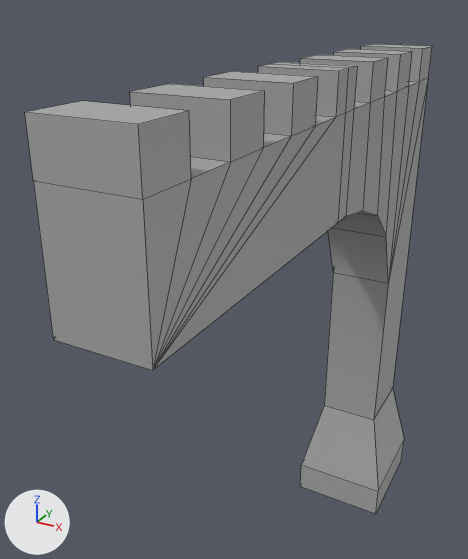
One commit to the FBX model artLibrary/meshes/castle_arc_half1.fbx: the scene before it, then after it.
One viewpoint serves both versions: a camera (50 mm lens) standing at (1.8, -5.71, 4.63) and looking at (-0.29, -1.92, 2.74). Arrows for +X, +Y and +Z are at lower left; the lights stay in place. Mesh edges are drawn as thin lines. Where no turn or scale is listed for an object, it has been applied to the vertices.

The scene before the commit, as lines of its bpy script (objects in view):
```python
me_mesh = bpy.data.meshes.new('Mesh')
me_mesh.from_pydata(...)  # 86 vertices, 92 faces; spans x -0.15..0.65, y -4.0..0.15, z 0.0..4.25
me_mesh.materials.append(mat_standardsurface1)  # grey #aaaaaa
ob_castle_arc_half1 = bpy.data.objects.new('castle_arc_half1', me_mesh)
ob_castle_arc_half1.location = (0.0, 0.0, 0.0)
```
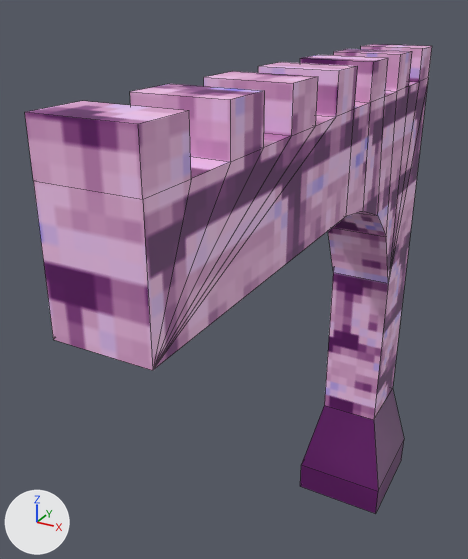
The change in detail:
Picture 'T_brick_tiling.png' (img_t_brick_tiling_png) is new.
Material 'T_brick_tiling' (mat_t_brick_tiling) is new.
Its texture is img_t_brick_tiling_png (with its transparency).
me_mesh is used by ob_castle_arc_half1; location (0.0, 0.0, 0.0).
me_mesh had 86 vertices, 92 faces and spanned x -0.15..0.65, y -4.0..0.15, z 0.0..4.25.
me_mesh now has 80 vertices, 86 faces and spans x -0.15..0.65, y -4.0..0.15, z 0.0..4.25.
Part 1, on me_mesh:
6 vertices are removed from x 0.0..0.5, y -2.0, z 3.32..4.25.
12 faces are deleted.
6 new faces join them.
me_mesh part 2: 80 faces spanning x -0.15..0.65, y -4.0..0.15, z 0.0..4.25 switch from mat_standardsurface1 (grey #aaaaaa) to mat_t_brick_tiling (picture img_t_brick_tiling_png).

Boxes (x1, y1, x2, y2) around the edits, measured in the pictures (468 x 559 px):
part 1 of me_mesh, cut back
    both: (153, 62, 358, 370)
part 2 of me_mesh, recoloured (grey to pink)
    both: (25, 44, 432, 514)
